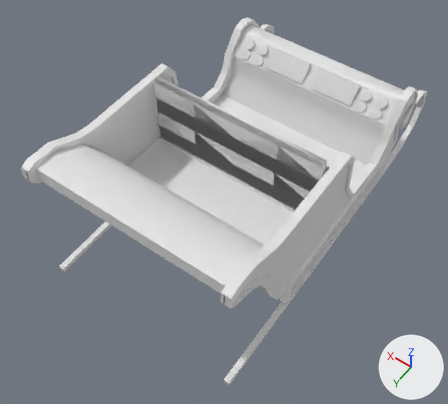
Before and after pictures for a commit that changed the FBX model Assets/Blends/sleigh.fbx.
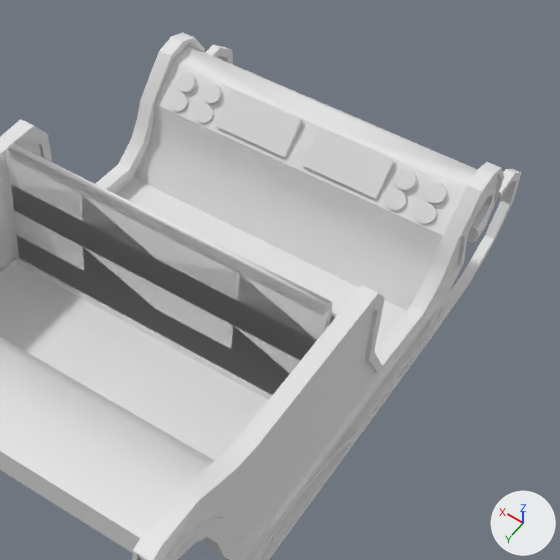
Each version appears first whole from a camera (50 mm lens) standing at (-4.31, 6.96, 10.28) and looking at (-0.01, 0.92, 0.8), and next in a close-up on the part from 34% to 100% of the width and 0% to 74% of the height. Lighting does not change. The marker at lower right points along +X, +Y and +Z. Vertices at the same position are counted once.

Objects in the first close-up: 'Vert'.
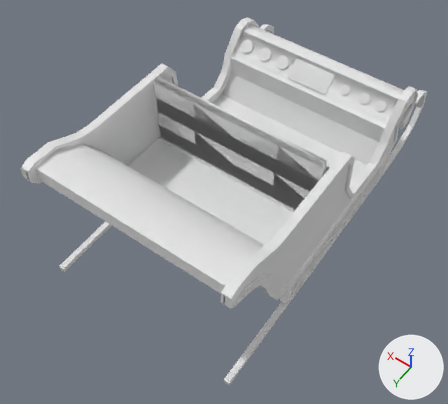
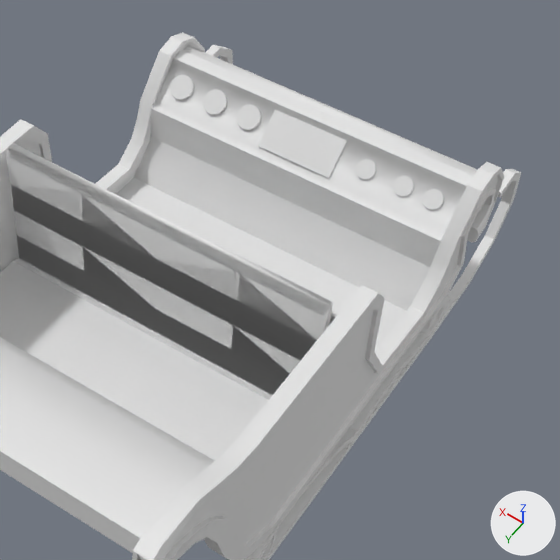
Commit message: pushed sleigh updates

Changed parts and their boxes [x1, y1, x2, y2] in the close-ups (560 x 560 px; the box of a moved part takes in the faces that stretch with it):
part 1 of me_vert_001, moved or reshaped
    before: [216, 89, 302, 158]
    after: [258, 109, 347, 178]
part 2 of me_vert_001, moved or reshaped
    before: [177, 73, 197, 92]
    after: [170, 75, 194, 100]
part 3 of me_vert_001, moved or reshaped
    before: [203, 84, 222, 104]
    after: [203, 89, 227, 115]
part 4 of me_vert_001, moved or reshaped
    before: [425, 182, 447, 203]
    after: [423, 189, 444, 210]
part 5 of me_vert_001, moved or reshaped
    before: [395, 169, 417, 190]
    after: [393, 176, 414, 196]
part 6 of me_vert_001, moved or reshaped
    before: [195, 103, 214, 123]
    after: [237, 104, 261, 130]
part 7 of me_vert_001, moved or reshaped
    before: [386, 190, 407, 210]
    after: [356, 159, 376, 180]
part 8 of me_vert_001, deleted
    before: [416, 203, 437, 224]
part 9 of me_vert_001, deleted
    before: [170, 92, 188, 111]
part 10 of me_vert_001, deleted
    before: [303, 128, 395, 199]
part 11 of me_vert_001, added
    after: [150, 50, 473, 267]

The change in detail:
me_vert_001 is used by ob_vert; location (0.0, 0.0, 0.0).
me_vert_001 had 1588 vertices, 1487 faces and spanned x -2.05..2.05, y -3.85..3.58, z -0.05..3.0.
me_vert_001 now has 1495 vertices, 1419 faces and spans x -2.05..2.05, y -3.85..3.58, z -0.05..3.0.
me_vert_001 part 1: the loose piece of 12 vertices spanning x 0.11..1.02, y -2.33..-2.01, z 1.6..1.97 is scaled about its middle by (1, 1.11, 0.919), then moved by (-0.56, -0.02, -0.03).
me_vert_001 part 2: the loose piece of 48 vertices spanning x 1.46..1.68, y -2.34..-2.14, z 1.73..1.95 is scaled about its middle by (1.3, 1.35, 1.25), then moved by (0.04, 0.02, -0.08).
me_vert_001 part 3: the loose piece of 48 vertices spanning x 1.11..1.33, y -2.34..-2.14, z 1.73..1.95 is scaled about its middle by (1.3, 1.35, 1.25), then moved by (-0.07, 0.02, -0.08).
me_vert_001 part 4: the loose piece of 48 vertices spanning x -1.68..-1.46, y -2.34..-2.14, z 1.73..1.95 is moved by (0.0, 0.02, -0.08).
me_vert_001 part 5: the loose piece of 48 vertices spanning x -1.33..-1.11, y -2.34..-2.14, z 1.73..1.95 is moved by (0.0, 0.02, -0.08).
me_vert_001 part 6: the loose piece of 48 vertices spanning x 1.11..1.33, y -2.2..-2.0, z 1.54..1.76 is scaled about its middle by (1.3, 1.35, 1.25), then moved by (-0.52, -0.12, 0.1).
me_vert_001 part 7: the loose piece of 48 vertices spanning x -1.33..-1.11, y -2.2..-2.0, z 1.54..1.76 is moved by (0.45, -0.12, 0.11).
me_vert_001 part 8: the loose piece of 48 vertices spanning x -1.68..-1.46, y -2.2..-2.0, z 1.54..1.76 is deleted.
me_vert_001 part 9: the loose piece of 48 vertices spanning x 1.46..1.68, y -2.2..-2.0, z 1.54..1.76 is deleted.
me_vert_001 part 10: the loose piece of 12 vertices spanning x -1.02..-0.11, y -2.33..-2.01, z 1.6..1.97 is deleted.
Part 11, on me_vert_001:
15 vertices are added at x -1.84..1.84, y -2.54..-1.91, z 1.11..1.98.
8 new faces join them, mat_material_001 (white #e7e7e7).
2 new faces join them, mat_material (white #e7e7e7).
